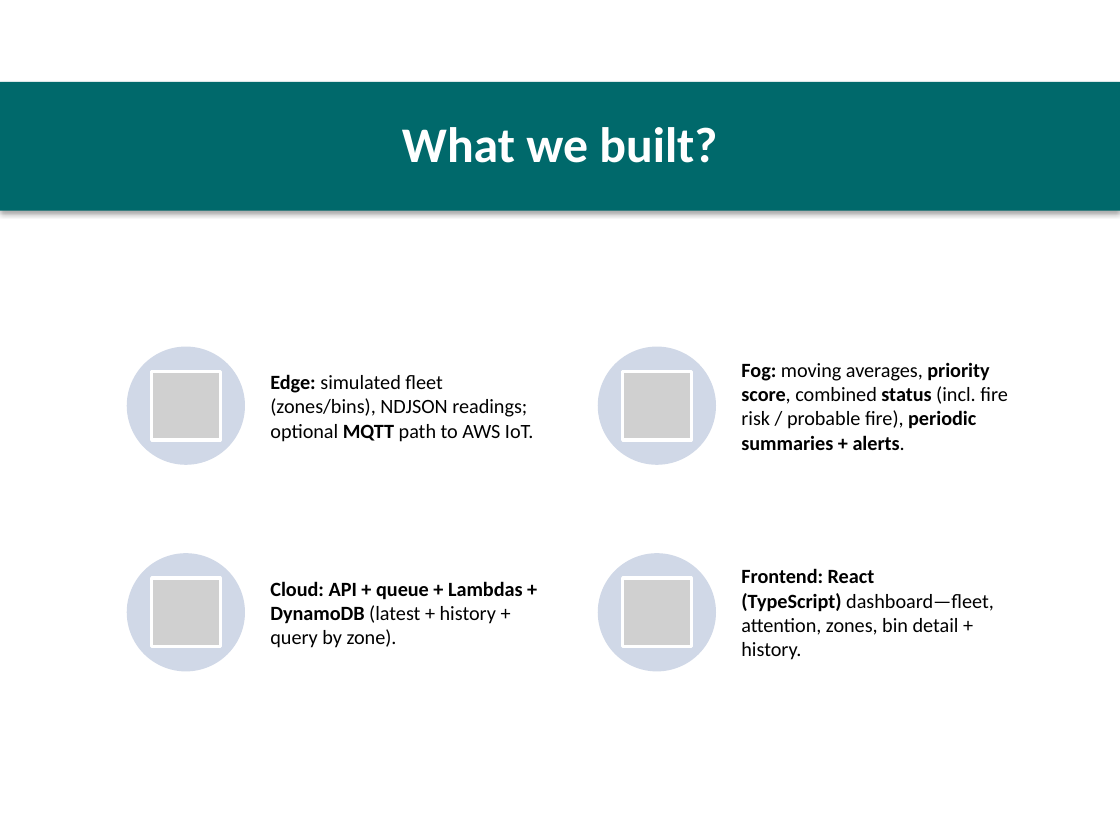
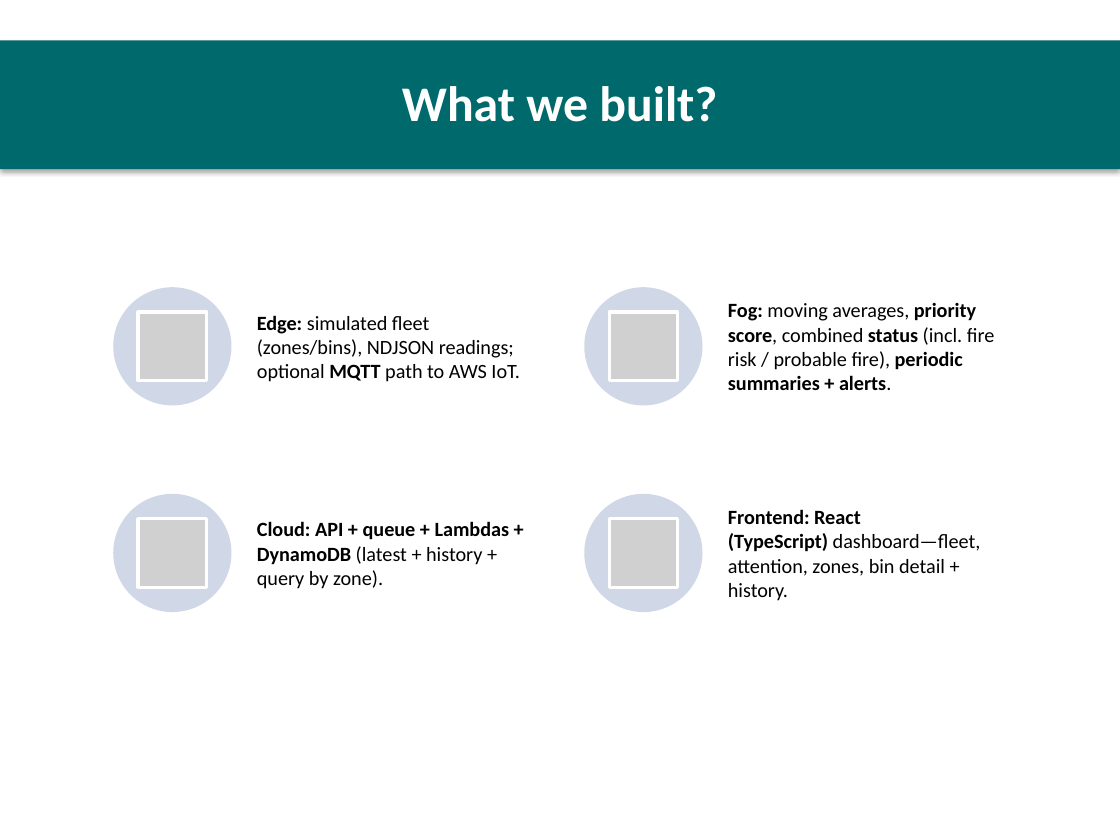
Before and after one commit to Wasiullah26/Smart-waste-bin, a slide deck: slide 3 of docs/FogEdge_5min_Presentation.pptx. Drawn at 1120x840 pixels with LibreOffice and Linux fonts; fonts in the diff are those of the drawing; grey boxes stand for pictures. Boxes give left, top, right and bottom in pixels: in the first picture for what was removed or moved away, otherwise in the second. Text is boxed around its words. In the diff, an @@ line names an element or a change of style, - is before the commit and + after.

```diff
--- a/docs/FogEdge_5min_Presentation.pptx
+++ b/docs/FogEdge_5min_Presentation.pptx
@@ rectangle "What we built?": place and size @@
-rectangle "What we built?" at bbox=[0, 82, 1120, 211]
+rectangle "What we built?" at bbox=[0, 40, 1120, 169]
@@ 4 texts, 4 ellipses, 3 pictures: place and size @@
-4 texts, 4 ellipses, 3 pictures at bbox=[127, 346, 1008, 672]
+4 texts, 4 ellipses, 3 pictures at bbox=[113, 287, 995, 613]
@@ picture added at bbox=[609, 519, 678, 587] @@
@@ picture removed at bbox=[623, 578, 691, 646] @@
```
Also in this commit, not shown: 3 other slides changed, 1 slide added, 2 slides removed, 1 other file.
